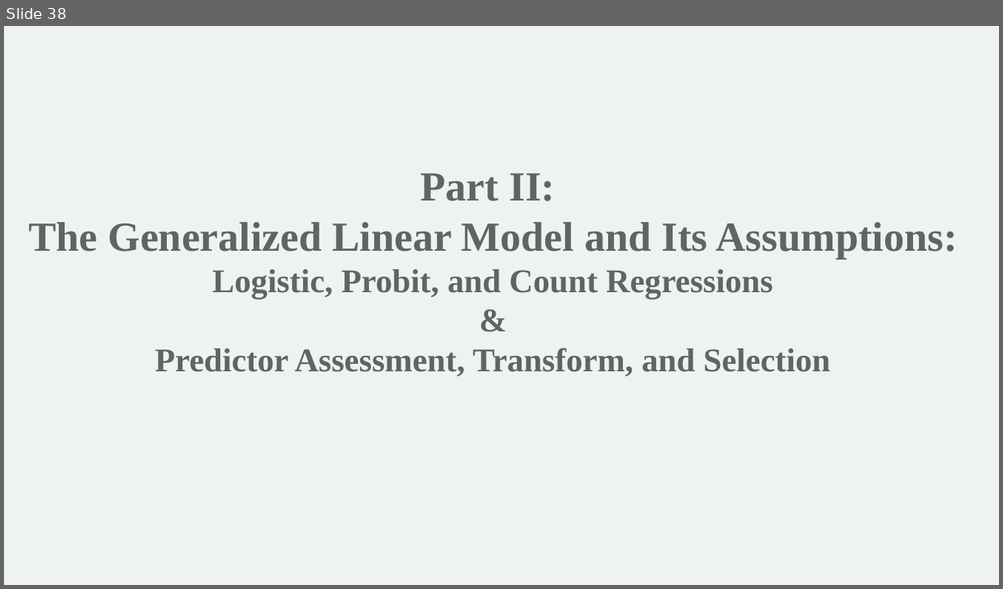
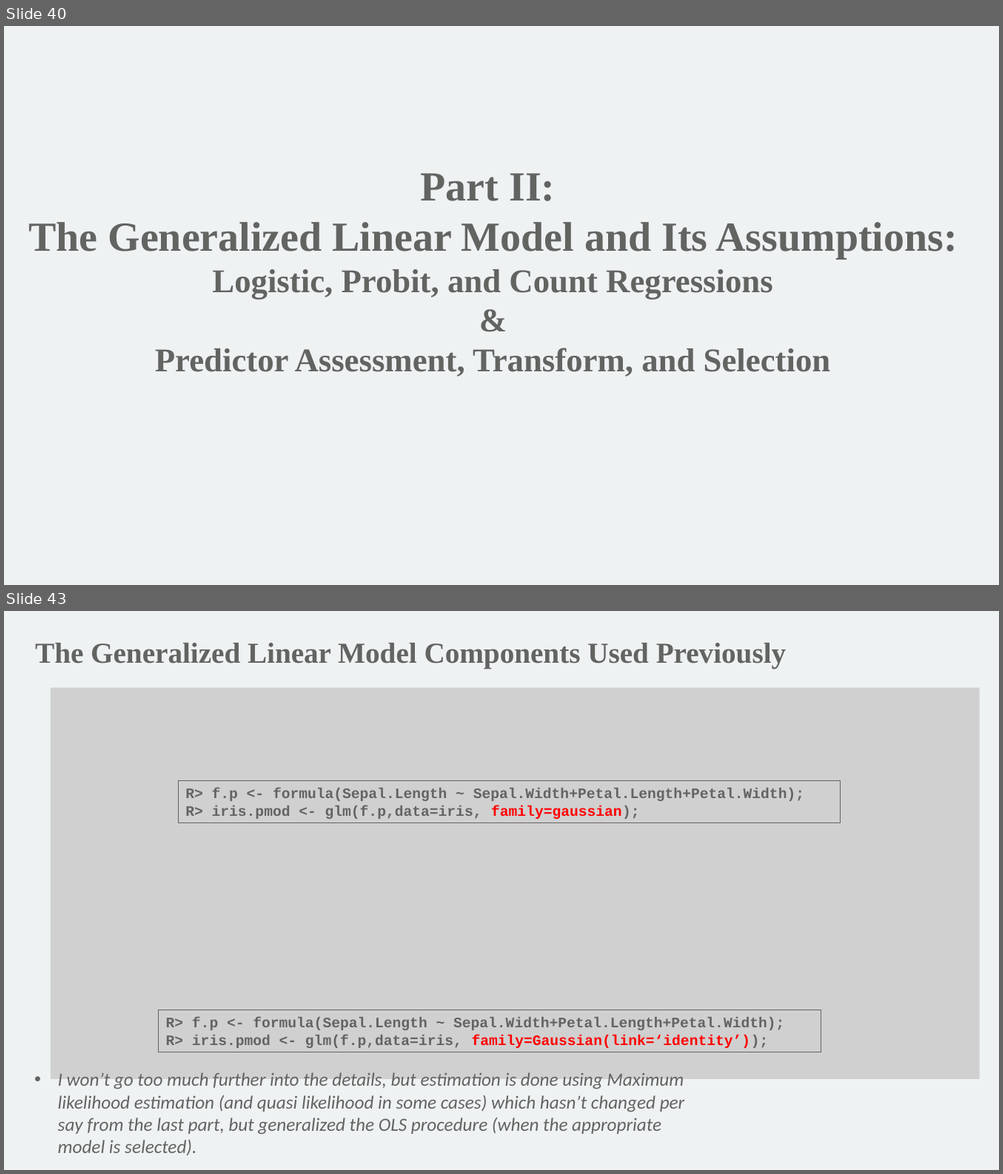
Before and after one commit to mathornton01/2022_UTSW_Lyda_Hill_Department_Beginning_R_Nanocourse, a slide deck: Slides/IntroductionToRForBeginners_DayII_MT.pptx. Shown one above the other, each under a label of ours: slide 38 before the commit, slides 40 and 43 after it; the slides between them are not shown. The pictures are 1003x589 and 1003x1174 pixels, drawn with LibreOffice and Linux fonts; fonts in the diff are those of the drawing; grey boxes stand for pictures; background and template pictures are left out. Boxes give left, top, right and bottom in pixels: in the first picture for what was removed or moved away, otherwise in the second. Text is boxed around its words. In the diff, an @@ line names an element or a change of style, - is before the commit and + after.

Commit message:
added final slides for beginning R Nanocourse - on modeling, and code

```diff
--- a/Slides/IntroductionToRForBeginners_DayII_MT.pptx
+++ b/Slides/IntroductionToRForBeginners_DayII_MT.pptx
@@ slide 43 added at [4, 611, 999, 1170], background #EEF2F3 @@
@@ text added at [35, 643, 785, 668], 28 pt, text #626462, bold @@
+The Generalized Linear Model Components Used Previously
@@ picture added at [51, 688, 979, 1079] @@
@@ rectangle added at [179, 780, 840, 823], outline #626462 0.75 pt, 14 pt, text #626462, bold @@
+R> f.p <- formula(Sepal.Length ~ Sepal.Width+Petal.Length+Petal.Width);
+R> iris.pmod <- glm(f.p,data=iris, family=gaussian);
@@ rectangle added at [159, 1010, 820, 1053], outline #626462 0.75 pt, 14 pt, text #626462, bold @@
+R> f.p <- formula(Sepal.Length ~ Sepal.Width+Petal.Length+Petal.Width);
+R> iris.pmod <- glm(f.p,data=iris, family=Gaussian(link=‘identity’));
@@ text added at [58, 1073, 685, 1156], 18 pt, text #626462, italic @@
+• I won’t go too much further into the details, but estimation is done using Maximum likelihood estimation (and quasi likelihood in some cases) which hasn’t changed per say from the last part, but generalized the OLS procedure (when the appropriate model is selected).
@@ what was slide 38 is now slide 40 @@
```
Also in this commit, not shown: 5 slides changed, 28 other slides added, 14 other files.
